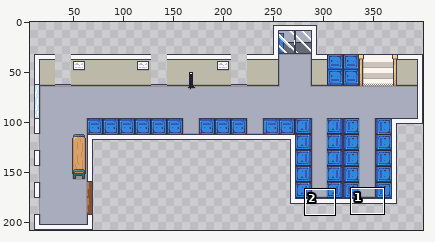
Two versions of one sprite sheet, images/maps/KorytarzLewyLower.png. Above, an overview of the earlier version with the close-up marked.
Close-up. Earlier state:
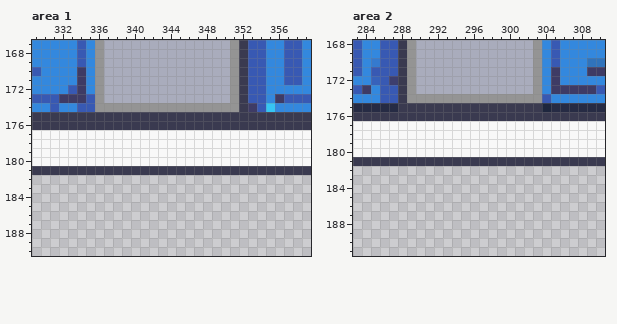
The file is 400x208 pixels. Colours within 5 levels of each other are drawn and written as one. Shown: area 1: x 329..359, y 167..190; area 2: x 283..310, y 168..191. The wide view leaves out empty margins.
Now the later version:
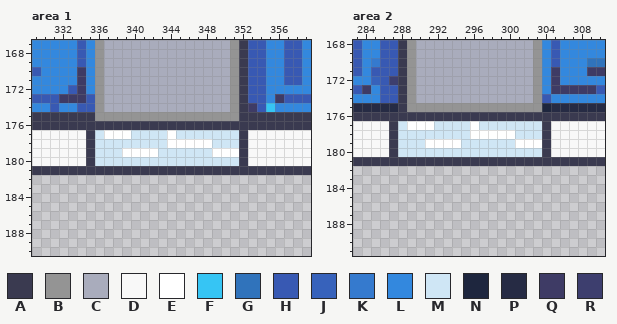
Palette (. is transparent): A #3a3a50  B #949494  C #a9acbc  D #f8f8f8  E #ffffff  F #36c5f4  G #3073bb  H #3859b3  J #3762bb  K #357ace  L #3388de  M #cfe6f5  N #1e263e  P #262b44  Q #3e3b65  R #3d3e6e
Change:
Area 1:
y 174: x 337..350 BBBBBBBBBBBBBB -> CCCCCCCCCCCCCC
y 175: x 336..351 AAAAAAAAAAAAAAAA -> BBBBBBBBBBBBBBBB
y 177: x 335..352 DDDDDDDDDDDDDDDDDD -> AMEEEMMMMEMMMMMMMA
y 178: x 335..352 DDDDDDDDDDDDDDDDDD -> AMMMMMMMMEEEEEMMMA
y 179: x 335..352 DDDDDDDDDDDDDDDDDD -> AMMMEEEEMMMMMMEEEA
y 180: x 335..352 DDDDDDDDDDDDDDDDDD -> AMMMMMMMMMMMMMMMMA
Area 2:
y 174: x 290..302 BBBBBBBBBBBBB -> CCCCCCCCCCCCC
y 175: x 289..303 AAAAAAAAAAAAAAA -> BBBBBBBBBBBBBBB
y 177: x 287..304 DDDDDDDDDDDDDDDDDD -> AMEEEMMMMEMMMMMMMA
y 178: x 287..304 DDDDDDDDDDDDDDDDDD -> AMMMMMMMMEEEEEMMMA
y 179: x 287..304 DDDDDDDDDDDDDDDDDD -> AMMMEEEEMMMMMMEEEA
y 180: x 287..304 DDDDDDDDDDDDDDDDDD -> AMMMMMMMMMMMMMMMMA
